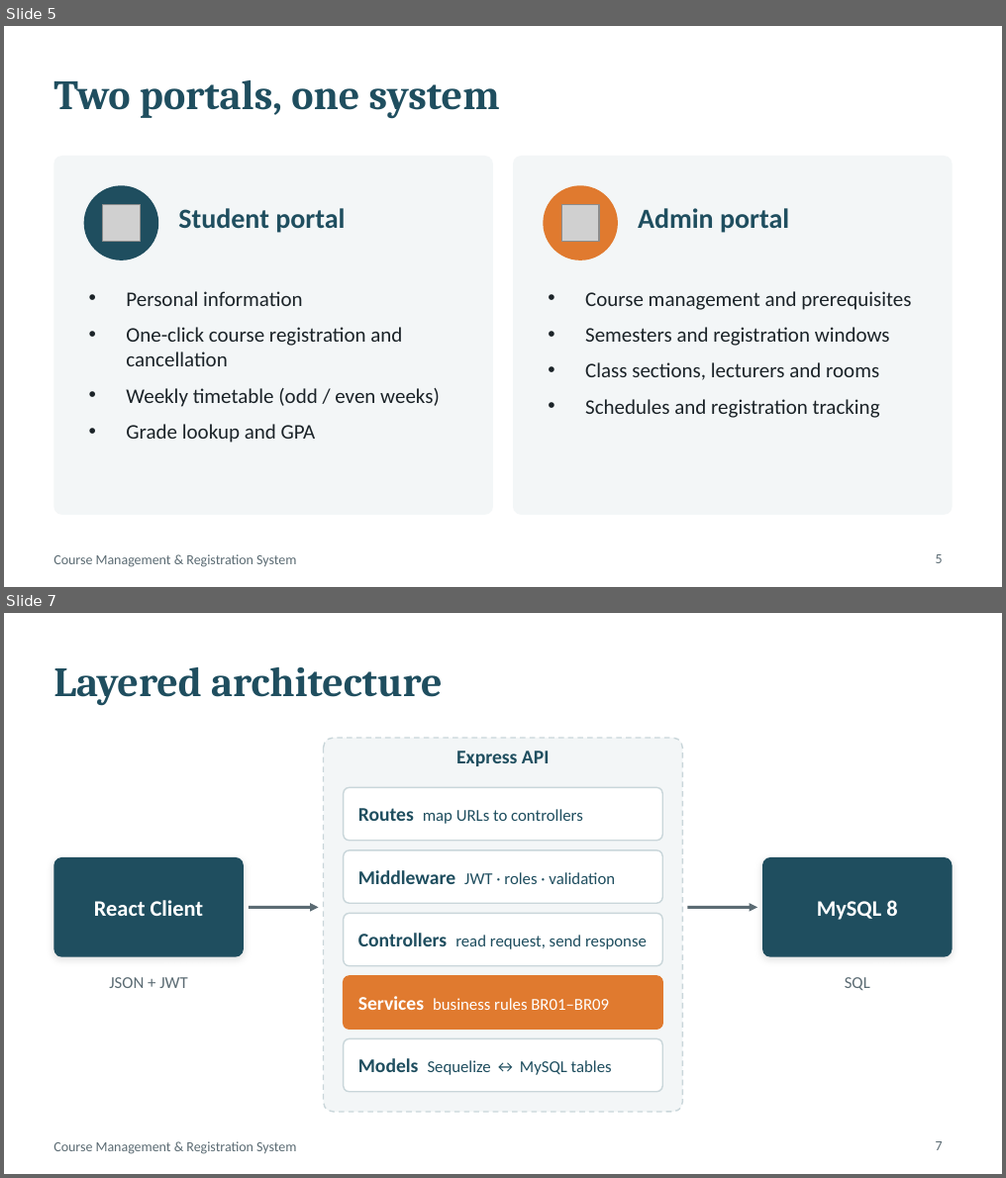
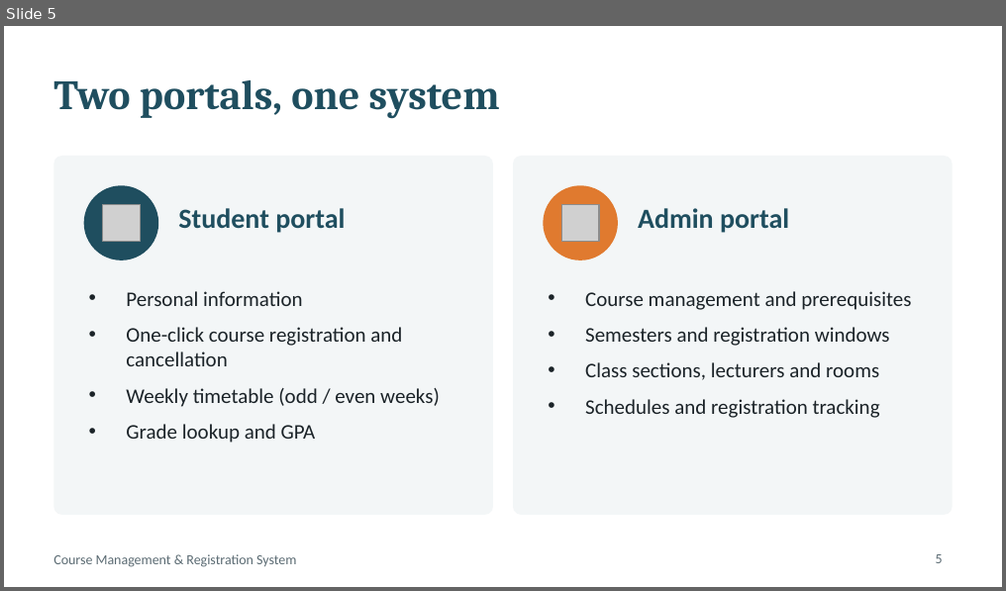
Before and after one commit to JustALog/Course-management-system, a slide deck: report/presentation.pptx. Shown one above the other, each under a label of ours: slides 5 and 7 before the commit, slide 5 after it; the slides between them are not shown. The pictures are 1006x1178 and 1006x591 pixels, drawn with LibreOffice and Linux fonts; fonts in the diff are those of the drawing; grey boxes stand for pictures. Boxes give left, top, right and bottom in pixels: in the first picture for what was removed or moved away, otherwise in the second. Text is boxed around its words. In the diff, an @@ line names an element or a change of style, - is before the commit and + after.

```diff
--- a/report/presentation.pptx
+++ b/report/presentation.pptx
@@ slide 7 removed at [4,613,1002,1174], background #FFFFFF; not listed: 1 template element that a slide beside it also shows @@
@@ title removed at [54,667,442,706] @@
-Layered architecture
@@ rounded rectangle removed at [324,738,682,1112] @@
@@ text removed at [456,751,549,766] @@
-Express API
@@ rounded rectangle removed at [344,787,662,841] @@
@@ text removed at [358,808,583,824] @@
-Routes map URLs to controllers
@@ rounded rectangle removed at [54,858,244,958] @@
@@ rounded rectangle removed at [344,851,662,903] @@
@@ text removed at [358,870,615,884] @@
-Middleware JWT · roles · validation
@@ rounded rectangle removed at [762,858,952,958] @@
@@ text removed at [94,900,204,916] @@
-React Client
@@ arrow removed from (249, 907) to (319, 907) @@
@@ arrow removed from (687, 907) to (757, 907) @@
@@ text removed at [817,900,897,920] @@
-MySQL 8
@@ rounded rectangle removed at [344,913,662,966] @@
@@ text removed at [358,933,647,950] @@
-Controllers read request, send response
@@ text removed at [109,977,187,988] @@
-JSON + JWT
@@ rounded rectangle removed at [344,976,662,1029] @@
@@ text removed at [358,996,609,1010] @@
-Services business rules BR01–BR09
@@ text removed at [845,977,870,990] @@
-SQL
@@ rounded rectangle removed at [344,1039,662,1092] @@
@@ text removed at [358,1059,612,1075] @@
-Models Sequelize ↔ MySQL tables
@@ page number removed at [936,1142,943,1151] @@
-7
```
Also in this commit, not shown: 7 slides changed, 2 slides added, 4 other slides removed, 5 other files.
